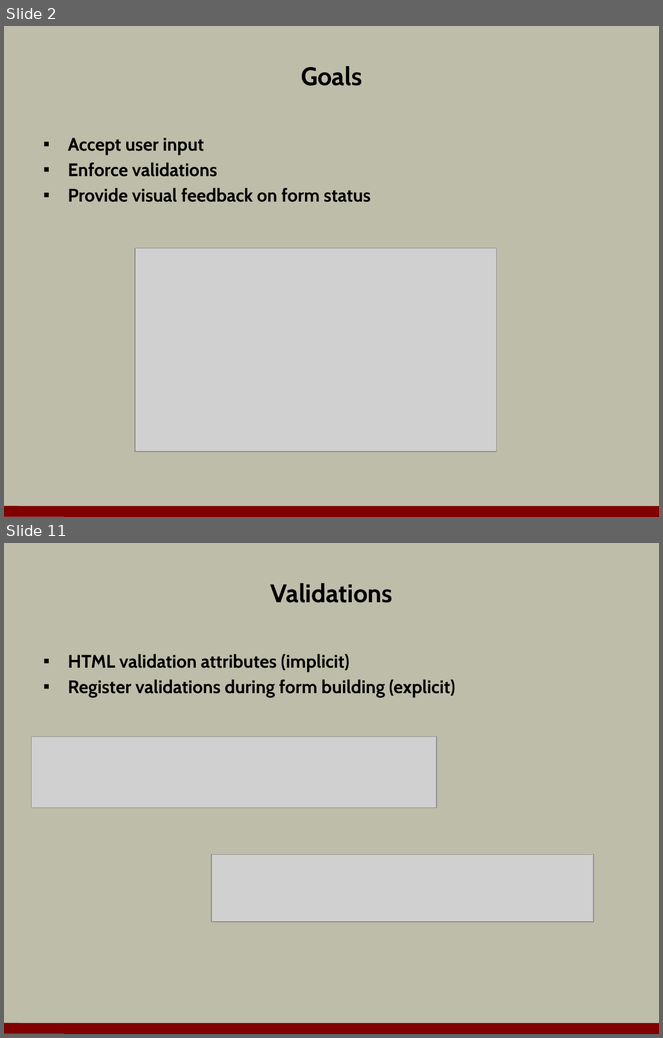
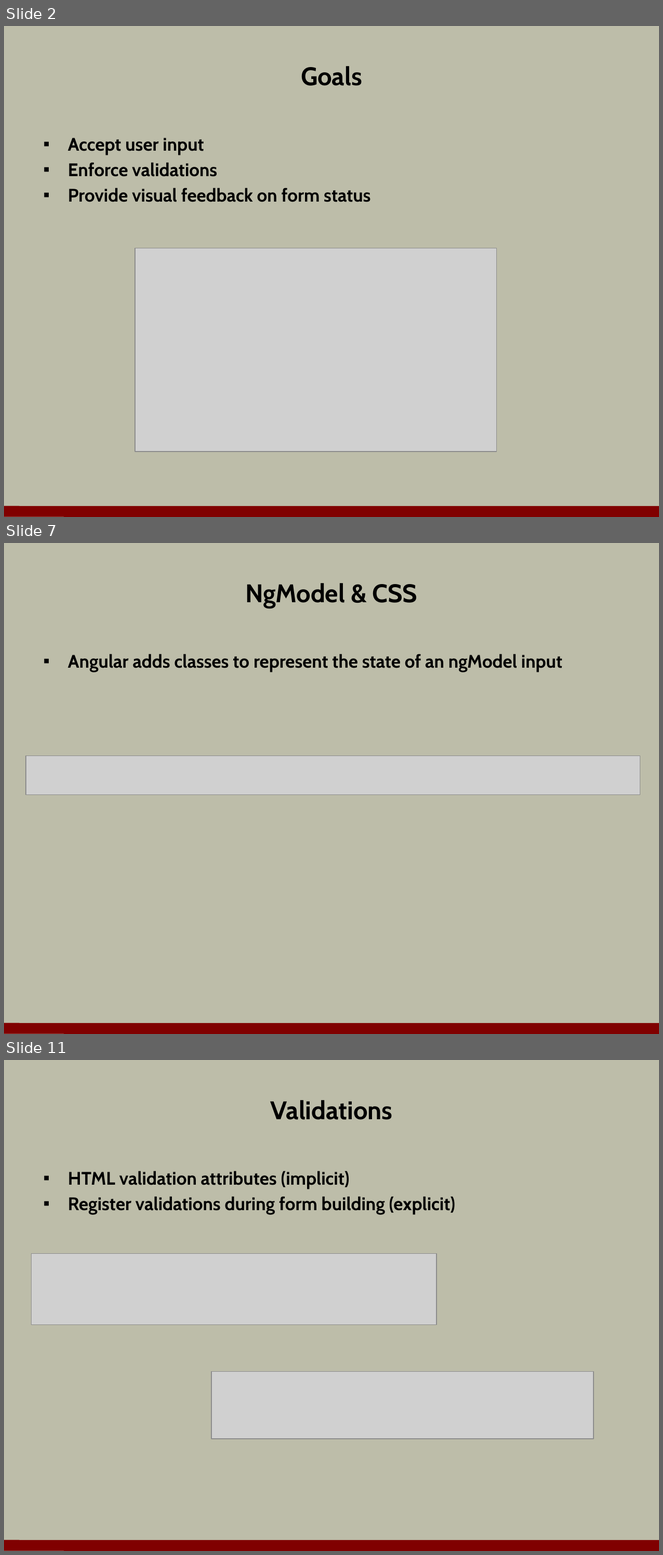
Before and after one commit to OdeToCode/classes, a slide deck: angular2/slides/06_forms.pptx. Shown one above the other, each under a label of ours: slides 2 and 11 before the commit, slides 2, 7 and 11 after it; the slides between them are not shown. The pictures are 663x1038 and 663x1555 pixels, drawn with LibreOffice and Linux fonts; fonts in the diff are those of the drawing; grey boxes stand for pictures; background and template pictures are left out. Boxes give left, top, right and bottom in pixels: in the first picture for what was removed or moved away, otherwise in the second. Text is boxed around its words. In the diff, an @@ line names an element or a change of style, - is before the commit and + after.

```diff
--- a/angular2/slides/06_forms.pptx
+++ b/angular2/slides/06_forms.pptx
@@ slide 7 added at [4, 543, 659, 1034], background #BDBDA9; not listed: 1 template element that a slide beside it also shows @@
@@ title added at [246, 583, 418, 608], 28 pt, text #000000, bold @@
+NgModel & CSS
@@ text added at [68, 654, 562, 672], 20 pt, text #000000, bold @@
+▪ Angular adds classes to represent the state of an ngModel input
@@ picture added at [26, 756, 640, 795] @@
```
Also in this commit, not shown: 3 slides changed, 6 other slides added, 9 slides removed.
